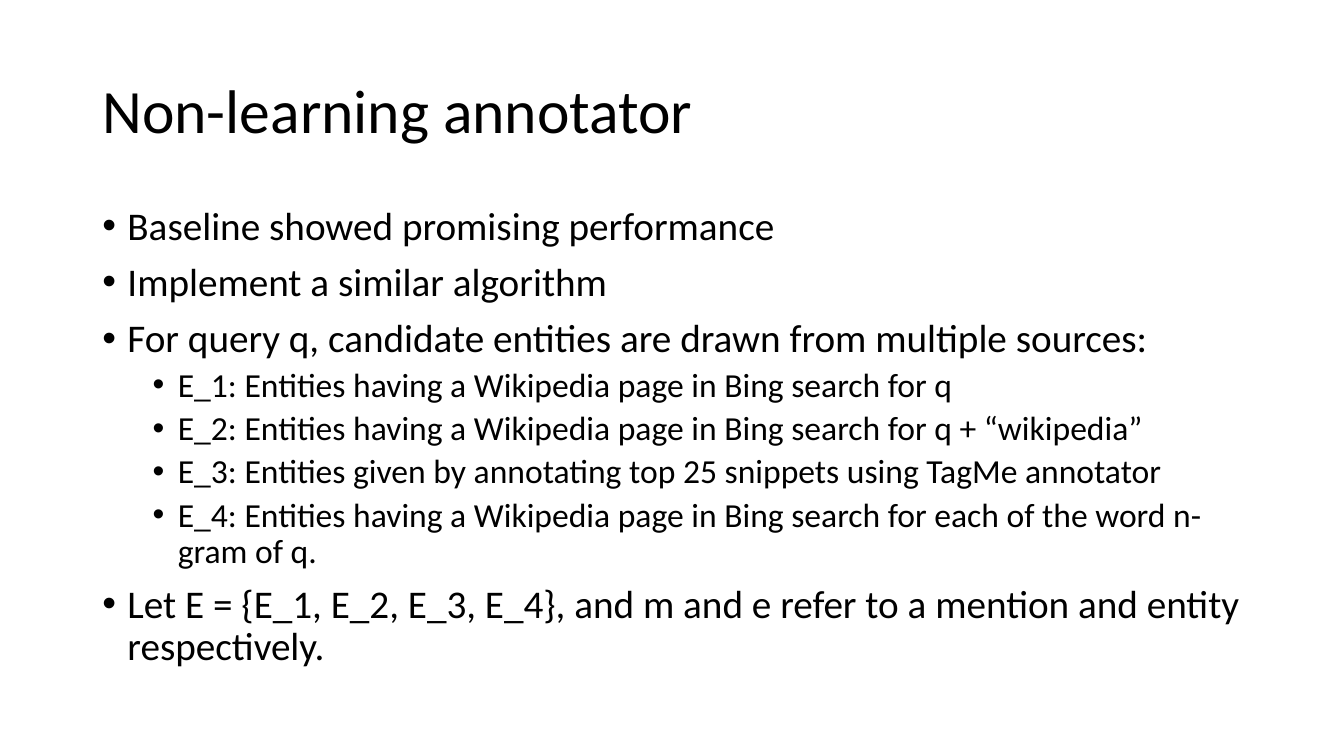
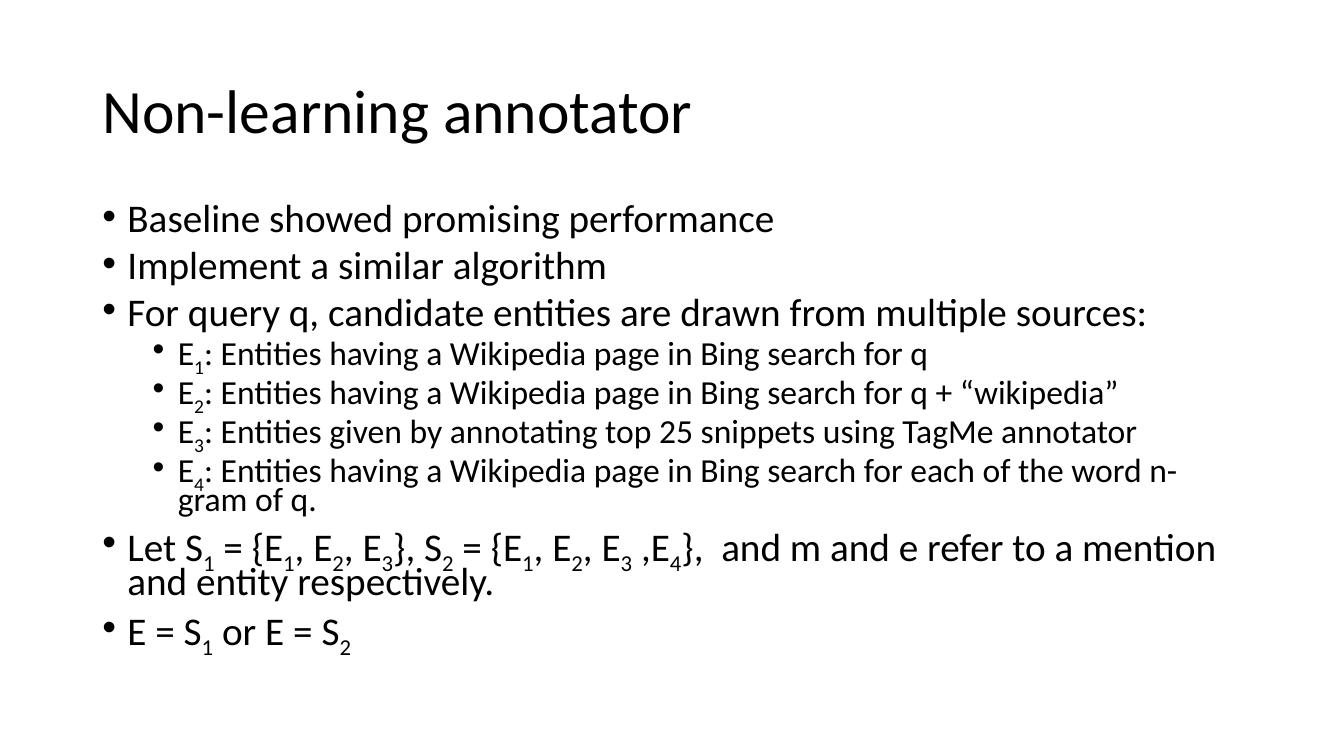
Before and after one commit to spurra/query-annotator-stub, a slide deck: slide 2 of Presentation.ppt. Drawn at 1344x756 pixels with LibreOffice and Linux fonts; fonts in the diff are those of the drawing. Boxes give left, top, right and bottom in pixels: in the first picture for what was removed or moved away, otherwise in the second. Text is boxed around its words. In the diff, an @@ line names an element or a change of style, - is before the commit and + after.

Commit message:
Modified presentation

```diff
--- a/Presentation.ppt
+++ b/Presentation.ppt
@@ text at <box>127,204,1147,333</box>: line spacing 0.9 to 0.7 @@
@@ text at <box>127,341,1216,646</box>: text changed @@
-  • E_1: Entities having a Wikipedia page in Bing search for q
-  • E_2: Entities having a Wikipedia page in Bing search for q + “wikipedia”
-  • E_3: Entities given by annotating top 25 snippets using TagMe annotator
-  • E_4: Entities having a Wikipedia page in Bing search for each of the word n-gram of q.
-• Let E = {E_1, E_2, E_3, E_4}, and m and e refer to a mention and entity respectively.
+  • E1: Entities having a Wikipedia page in Bing search for q
+  • E2: Entities having a Wikipedia page in Bing search for q + “wikipedia”
+  • E3: Entities given by annotating top 25 snippets using TagMe annotator
+  • E4: Entities having a Wikipedia page in Bing search for each of the word n-gram of q.
+• Let S1 = {E1, E2, E3}, S2 = {E1, E2, E3 ,E4}, and m and e refer to a mention and entity respectively.
+• E = S1 or E = S2
```
Also in this commit, not shown: 3 other slides changed.
